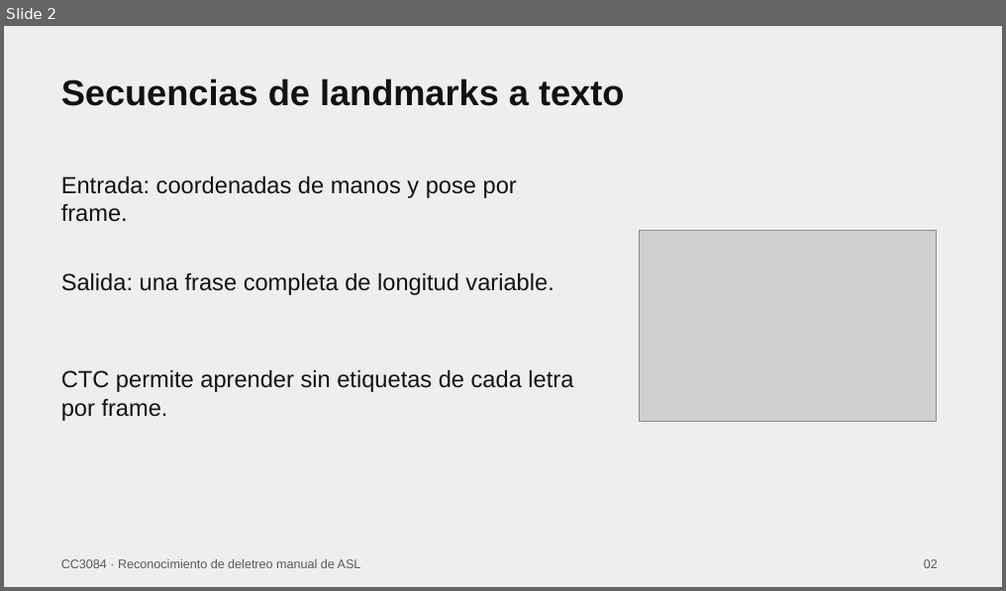
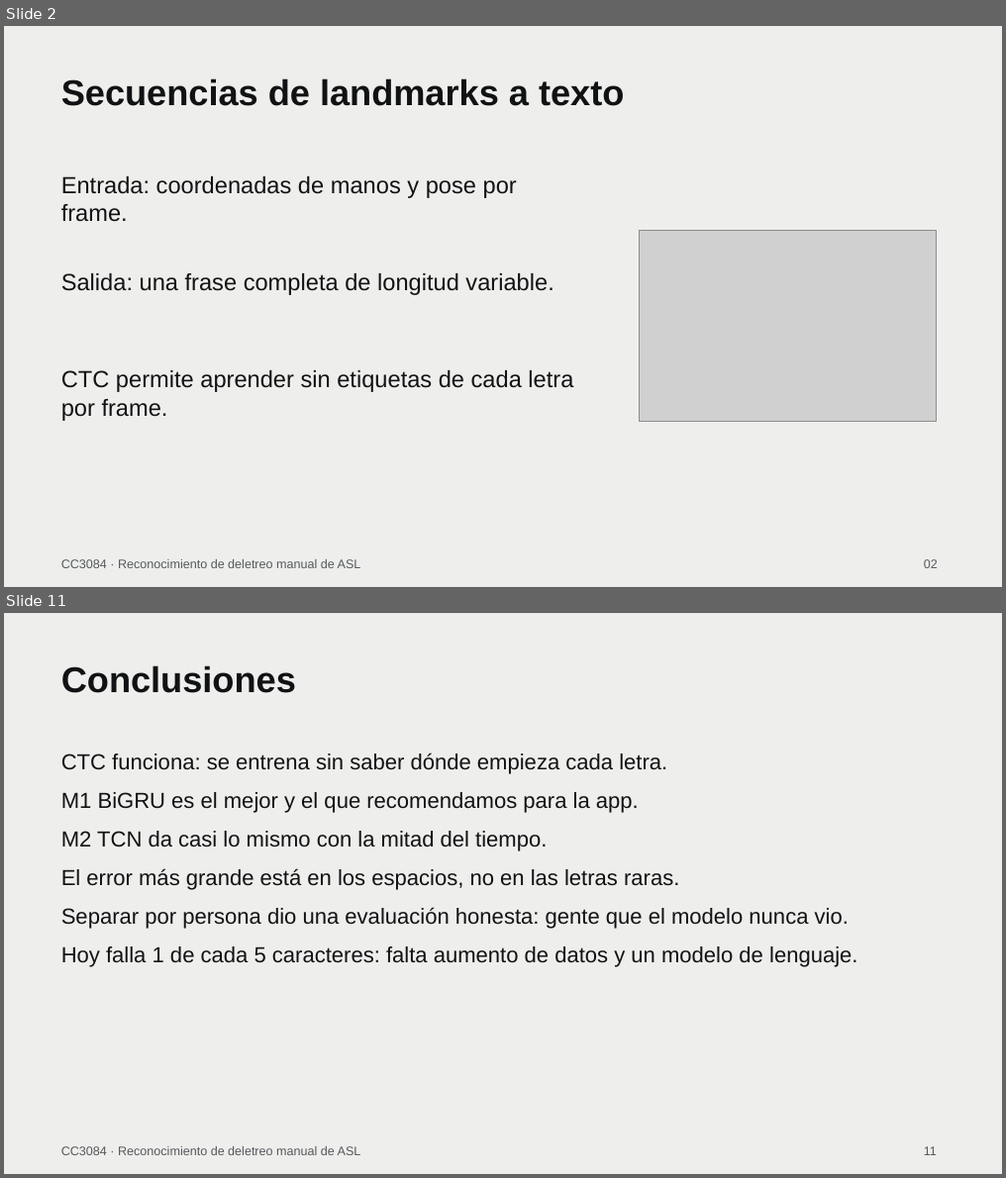
Before and after one commit to jcdiegolopez/DS-PR02, a slide deck: reports/presentacion/ASL_resultados.pptx. Shown one above the other, each under a label of ours: slide 2 before the commit, slides 2 and 11 after it; the slides between them are not shown. The pictures are 1006x591 and 1006x1178 pixels, drawn with LibreOffice and Linux fonts; fonts in the diff are those of the drawing; grey boxes stand for pictures. Boxes give left, top, right and bottom in pixels: in the first picture for what was removed or moved away, otherwise in the second. Text is boxed around its words. In the diff, an @@ line names an element or a change of style, - is before the commit and + after.

```diff
--- a/reports/presentacion/ASL_resultados.pptx
+++ b/reports/presentacion/ASL_resultados.pptx
@@ slide 11 added at box(4, 613, 1002, 1174), background #EEEFEC @@
@@ text added at box(61, 665, 296, 693), 34.5 pt, text #111213, bold @@
+Conclusiones
@@ text added at box(61, 753, 857, 967), 21 pt, text #111213 @@
+CTC funciona: se entrena sin saber dónde empieza cada letra.
+M1 BiGRU es el mejor y el que recomendamos para la app.
+M2 TCN da casi lo mismo con la mitad del tiempo.
+El error más grande está en los espacios, no en las letras raras.
+Separar por persona dio una evaluación honesta: gente que el modelo nunca vio.
+Hoy falla 1 de cada 5 caracteres: falta aumento de datos y un modelo de lenguaje.
@@ text added at box(61, 1147, 361, 1156), 12 pt, text #55585C @@
+CC3084 · Reconocimiento de deletreo manual de ASL
@@ text added at box(924, 1147, 937, 1156), 12 pt, text #55585C @@
+11
```
Also in this commit, not shown: 11 slides changed, 3 other slides added, 1 other file.
